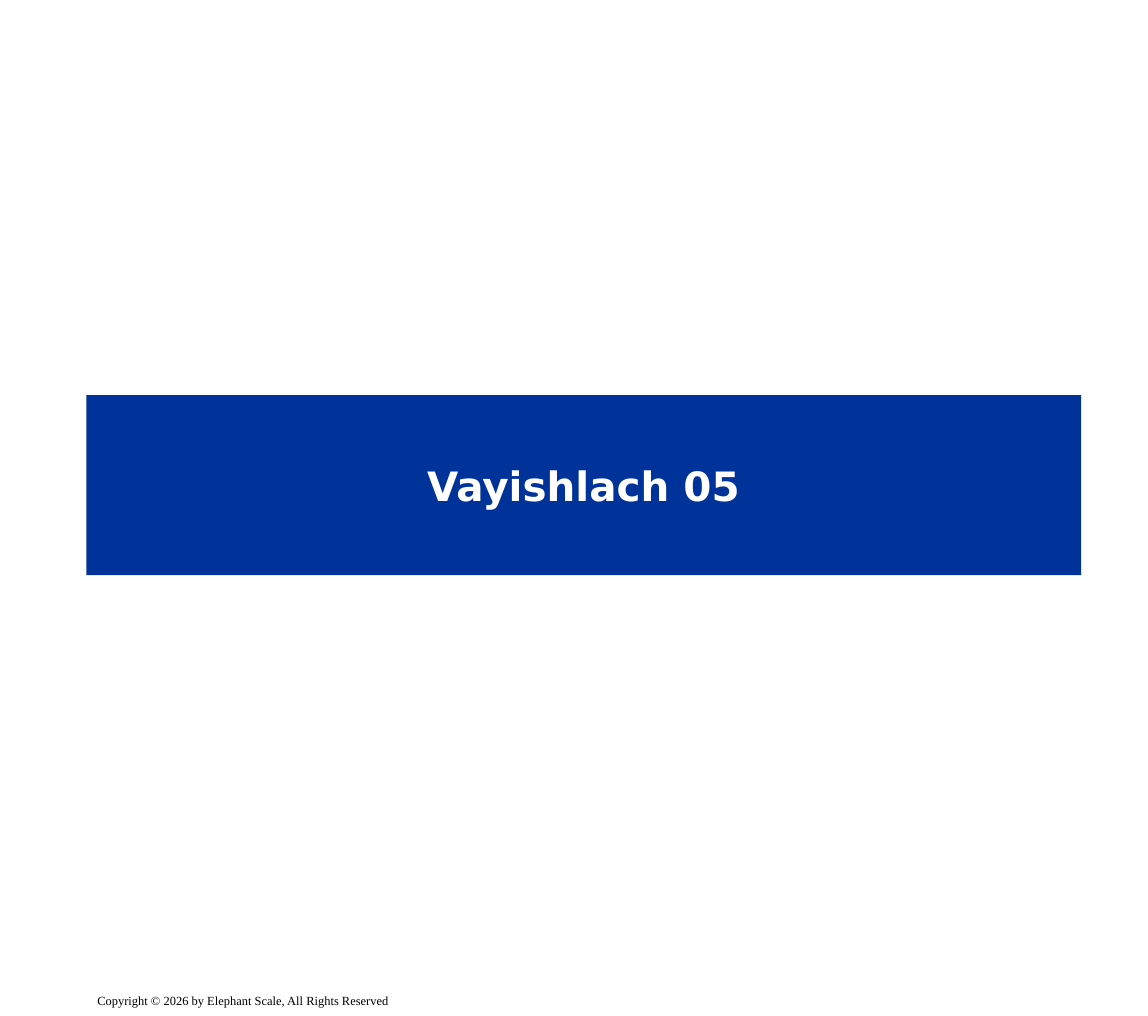
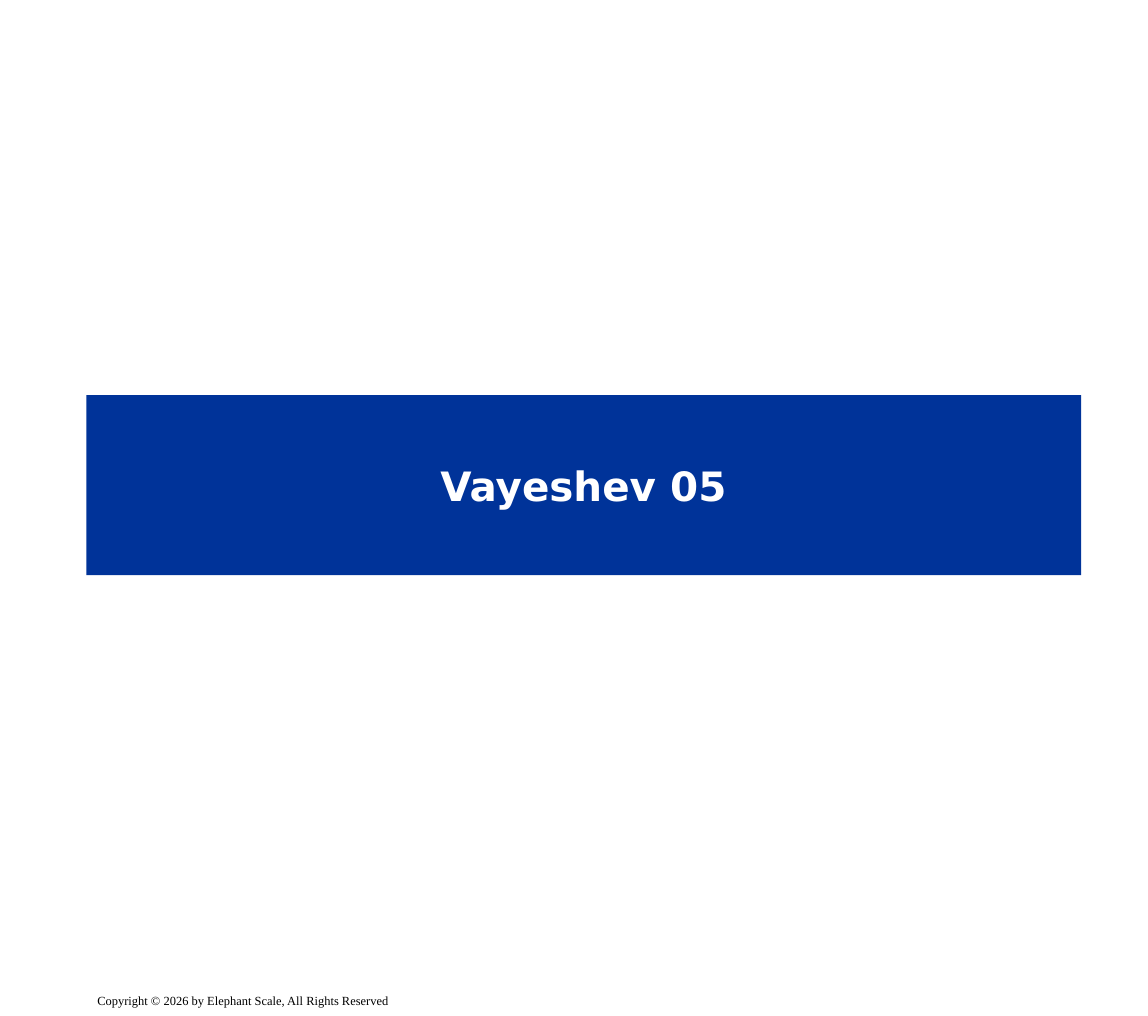
Before and after one commit to markkerzner/Chumash-ha-Arizal, a slide deck: slide 1 of Vayishlach/Slides/05.pptx. Drawn at 1148x1016 pixels with LibreOffice and Linux fonts; fonts in the diff are those of the drawing; background and template pictures are left out. Boxes give left, top, right and bottom in pixels: in the first picture for what was removed or moved away, otherwise in the second. Text is boxed around its words. In the diff, an @@ line names an element or a change of style, - is before the commit and + after.

Commit message:
Vayishlach 05: revert content to Mark, keep only the slide-break and bullet fix

```diff
--- a/Vayishlach/Slides/05.pptx
+++ b/Vayishlach/Slides/05.pptx
@@ title at [440, 470, 726, 510]: text changed @@
-Vayishlach 05
+Vayeshev 05
```
Also in this commit, not shown: 1 other slide changed, 3 slides removed, 1 other file.
